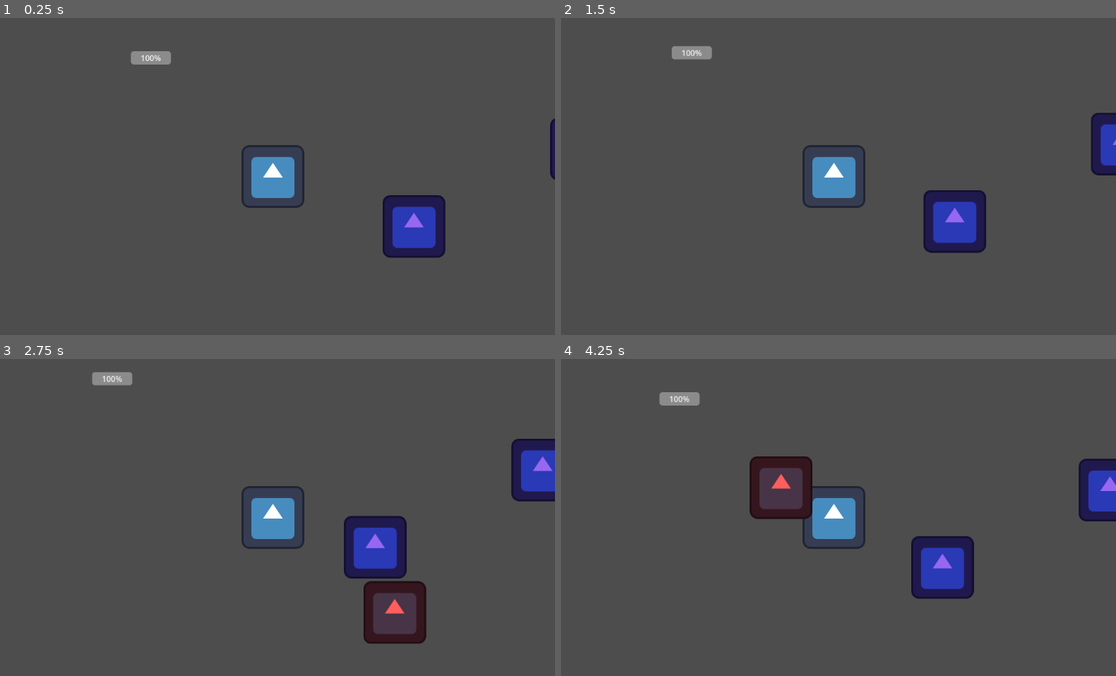
Above: before the commit, frames 1-4 (two rows, left to right).
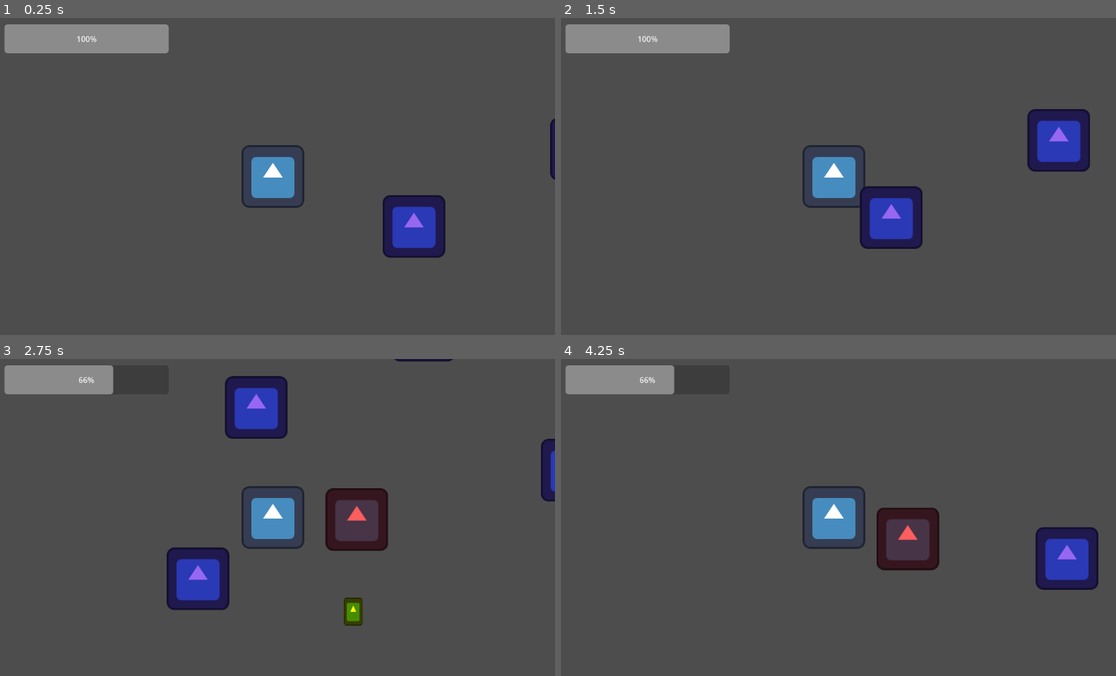
Above: after the commit, the same moments.

Repository: vilu350/Flying-Cats-Studio
Game: Godot game, scene res://scenes/test_map.tscn
Two runs of this game, one before a commit and one after it. Both use one fixed random seed, a clock stepped at 60 frames per second and the inputs below. The project has no main scene, so this scene is started directly. The engine's default icon, where the game draws it, is replaced by a stand-in: a white triangle on a blue panel in a dark square.
Inputs:
- Up to frame 1 (0.25 s): no input
- Up to frame 2 (1.5 s): tap Enter at 0.5 s; hold Right (ui_right) 0.53-1.28 s; hold Down (move_down) from 1.28 s (still down)
- Up to frame 3 (2.75 s): release Down (move_down) at 2.03 s; hold Right (ui_right) from 2.03 s (still down)
- Up to frame 4 (4.25 s): release Right (ui_right) at 2.78 s; hold Up (move_up) 2.78-3.53 s; hold Left (ui_left) from 3.53 s (still down)

The runs differ from the first frame. In frame 1, 2.9% of the frame differs, in the area x 0-31%, y 2-15%; in frame 2, 10%; in frame 3, 14%, in the area x 0-100%, y 0-90%; in frame 4, 12%.

Commit message:
Completed the healthbar and it works!

Diff:
--- a/flying-cats-studio/scenes/Health_Bar.tscn
+++ b/flying-cats-studio/scenes/Health_Bar.tscn
@@ -2,7 +2,7 @@
 
 [ext_resource type="Script" uid="uid://c1doxcsmq0afp" path="res://scripts/HealthBar.gd" id="1_o1an6"]
 
-[node name="ProgressBar" type="ProgressBar"]
+[node name="HealthBar" type="ProgressBar"]
 offset_right = 32.0
 offset_bottom = 27.0
 script = ExtResource("1_o1an6")
--- a/flying-cats-studio/scenes/enemy.tscn
+++ b/flying-cats-studio/scenes/enemy.tscn
@@ -7,7 +7,7 @@
 radius = 62.0
 
 [sub_resource type="CircleShape2D" id="CircleShape2D_4gyqm"]
-radius = 67.0
+radius = 71.00704
 
 [node name="Enemy" type="CharacterBody2D"]
 script = ExtResource("1_4gyqm")
@@ -21,6 +21,7 @@
 
 [node name="HitBox" type="Area2D" parent="."]
 unique_name_in_owner = true
+collision_layer = 3
 collision_mask = 2
 
 [node name="CollisionShape2D" type="CollisionShape2D" parent="HitBox"]
--- a/flying-cats-studio/scenes/test_map.tscn
+++ b/flying-cats-studio/scenes/test_map.tscn
@@ -61,7 +61,12 @@
 [node name="Collectable5" parent="Collectables" instance=ExtResource("5_bdpbv")]
 position = Vector2(1438, 1373)
 
-[node name="ProgressBar" parent="." node_paths=PackedStringArray("player") instance=ExtResource("6_ss0f2")]
-offset_right = 82.0
+[node name="CanvasLayer" type="CanvasLayer" parent="."]
+
+[node name="HealthBar" parent="CanvasLayer" node_paths=PackedStringArray("player") instance=ExtResource("6_ss0f2")]
+offset_left = 28.0
+offset_top = 13.0
+offset_right = 363.0
+offset_bottom = 72.0
 value = 100.0
-player = NodePath("../Player")
+player = NodePath("../../Player")
--- a/flying-cats-studio/scripts/player.gd
+++ b/flying-cats-studio/scripts/player.gd
@@ -4,7 +4,7 @@
 
 signal healthChanged
 
-@export var speed: int = 35
+@export var speed: int = 500
 @onready var animations = $AnimationPlayer
 @onready var effects: Node2D = $Effects
 @export var max_speed := 800.0
@@ -28,8 +28,7 @@
 	pass
 
 func handleInput():
-	var moveDirection = Input.get_vector("ui_left", "ui_right", "ui_up", "ui_down")
-	velocity = moveDirection*speed
+	pass
 
 	#if Input.is_action_just_pressed("attack"):
 		#attack()
@@ -42,21 +41,21 @@
 	#weapon.disable()
 	#isAttacking = false
 
-func updateAnimation():
+#func updateAnimation():
 	#if isAttacking: return
 
-	if velocity.length() == 0:
-		if animations.is_playing():
-			animations.stop()
+	#if velocity.length() == 0:
+		#if animations.is_playing():
+			#animations.stop()
 
-	else:
-		var direction = "Down"
-		if velocity.x < 0: direction = "Left"
-		elif velocity.x > 0: direction = "Right"
-		elif velocity.y < 0: direction = "Up"
+	#else:
+		#var direction = "Down"
+		#if velocity.x < 0: direction = "Left"
+		#elif velocity.x > 0: direction = "Right"
+		#elif velocity.y < 0: direction = "Up"
 
-		animations.play("walk" + direction)
-		lastAnimDirection = direction
+		#animations.play("walk" + direction)
+		#lastAnimDirection = direction
 
 func _physics_process(delta: float) -> void:
 	var direction := Input.get_vector("move_left", "move_right", "move_up", "move_down")
@@ -68,10 +67,10 @@
 		velocity = velocity.move_toward(Vector2.ZERO, deceleration * delta)
 	move_and_slide()
 	handleInput()
-	updateAnimation()
+	#updateAnimation()
 	if !isHurt:
 		for area in hurt_box.get_overlapping_areas():
-			if area.name == "hitBox":
+			if area.name == "HitBox":
 				hurtByEnemy(area)
 
 func hurtByEnemy(area):
@@ -83,10 +82,10 @@
 	healthChanged.emit()
 
 	knockback(area.get_parent().velocity)
-	effects.play("hurtBlink")
+	#effects.play("hurtBlink")
 	hurt_timer.start()
 	await hurt_timer.timeout
-	effects.play("RESET")
+	#effects.play("RESET")
 	isHurt = false
 
 func knockback(enemyVelocity: Vector2):
--- a/flying-cats-studio/scripts/test_map.gd
+++ b/flying-cats-studio/scripts/test_map.gd
@@ -2,4 +2,3 @@
 
 @onready var player: CharacterBody2D = %Player
 @onready var enemy: CharacterBody2D = %Enemy
-@onready var _hit_box: Area2D = %HitBox
